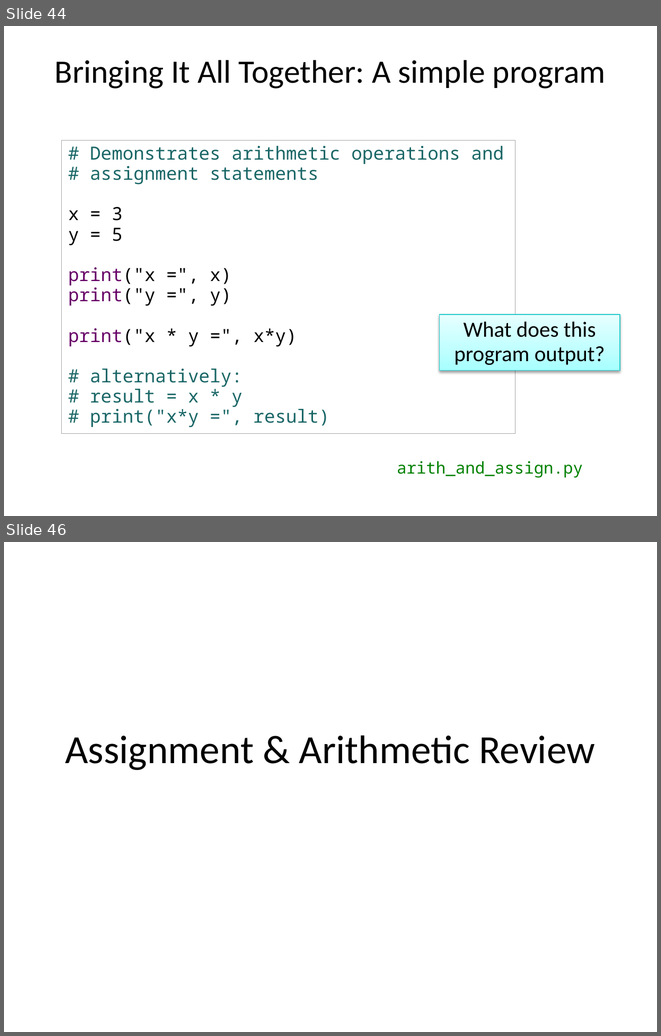
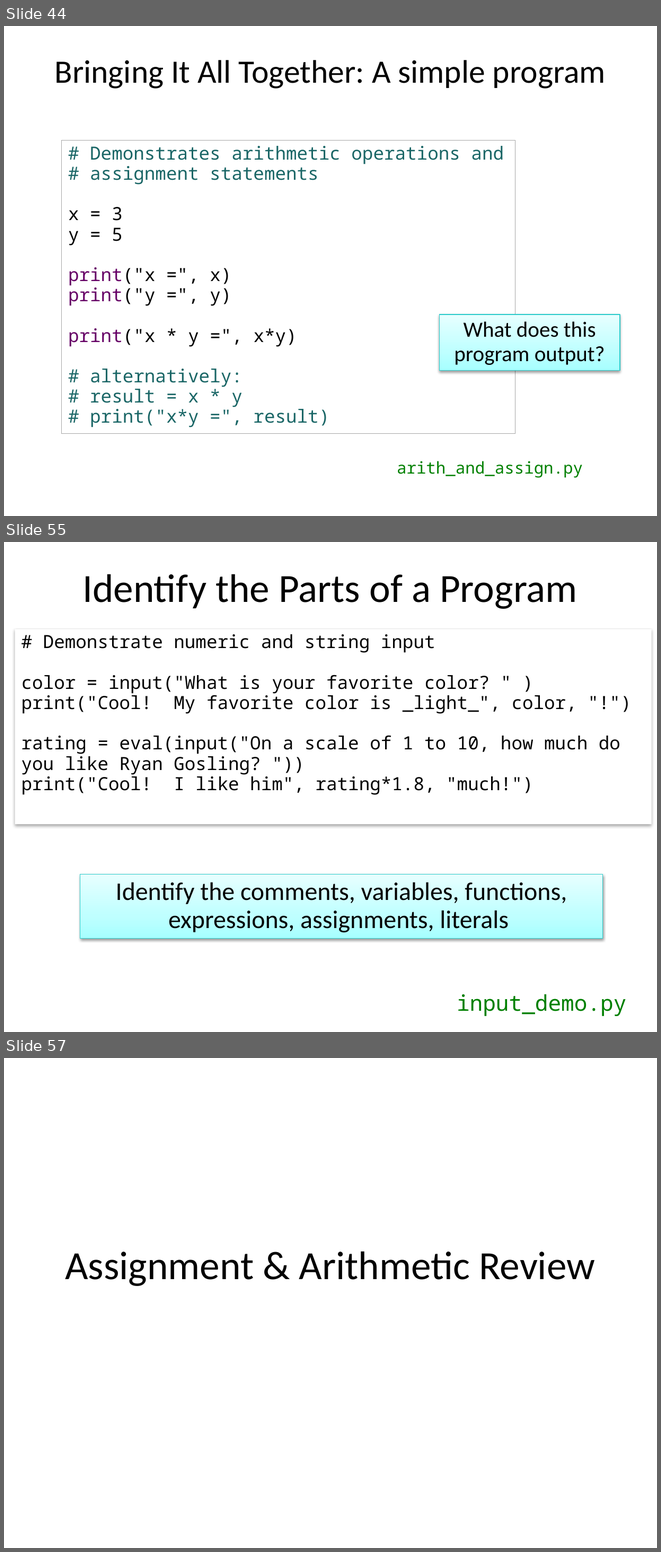
Before and after one commit to emhill/117-S15, a slide deck: src/morea/materials/04-python-intro.pptx. Shown one above the other, each under a label of ours: slides 44 and 46 before the commit, slides 44, 55 and 57 after it; the slides between them are not shown. The pictures are 661x1036 and 661x1552 pixels, drawn with LibreOffice and Linux fonts; fonts in the diff are those of the drawing. Boxes give left, top, right and bottom in pixels: in the first picture for what was removed or moved away, otherwise in the second. Text is boxed around its words. In the diff, an @@ line names an element or a change of style, - is before the commit and + after.

```diff
--- a/src/morea/materials/04-python-intro.pptx
+++ b/src/morea/materials/04-python-intro.pptx
@@ slide 55 added at (4,542,657,1032), background #FFFFFF @@
@@ title added at (82,574,577,609), 44 pt, text #020202 @@
+Identify the Parts of a Program
@@ rectangle added at (15,629,652,824), fill #FFFFFF, 20 pt, text #020202 @@
+# Demonstrate numeric and string input
+color = input("What is your favorite color? " )
+print("Cool! My favorite color is _light_", color, "!")
+rating = eval(input("On a scale of 1 to 10, how much do you like Ryan Gosling? "))
+print("Cool! I like him", rating*1.8, "much!")
@@ rectangle added at (80,874,603,938), fill gradient #A7FFFF to #C1FFFF to #E7FFFF, outline #2ECBCB 0.75 pt, 28 pt, text #020202 @@
+Identify the comments, variables, functions, expressions, assignments, literals
@@ text added at (457,994,626,1016), 24 pt, text #008000 @@
+input_demo.py
@@ what was slide 46 is now slide 57 @@
```
Also in this commit, not shown: 1 slide changed, 10 other slides added, 2 other files.
